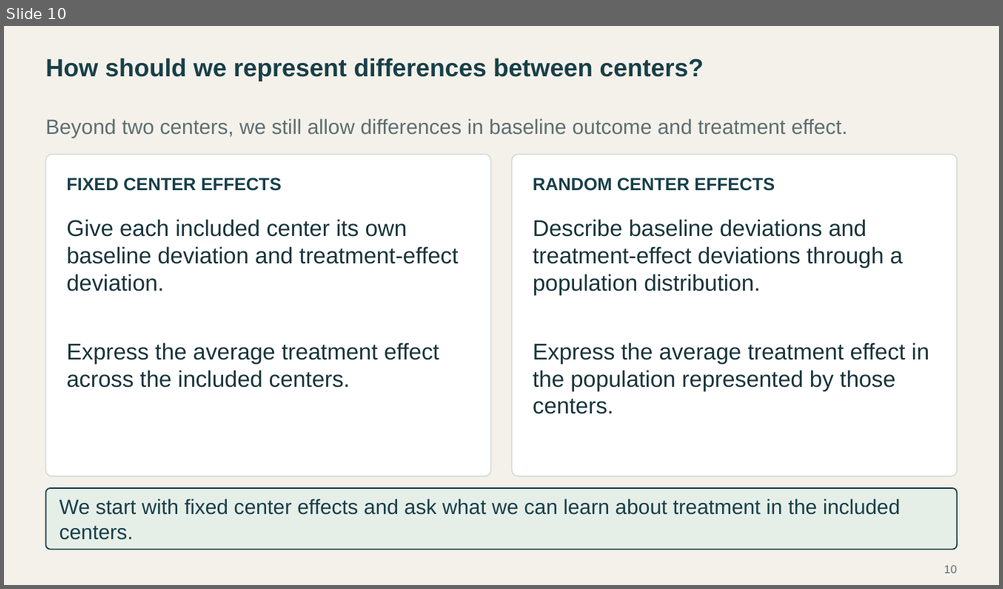
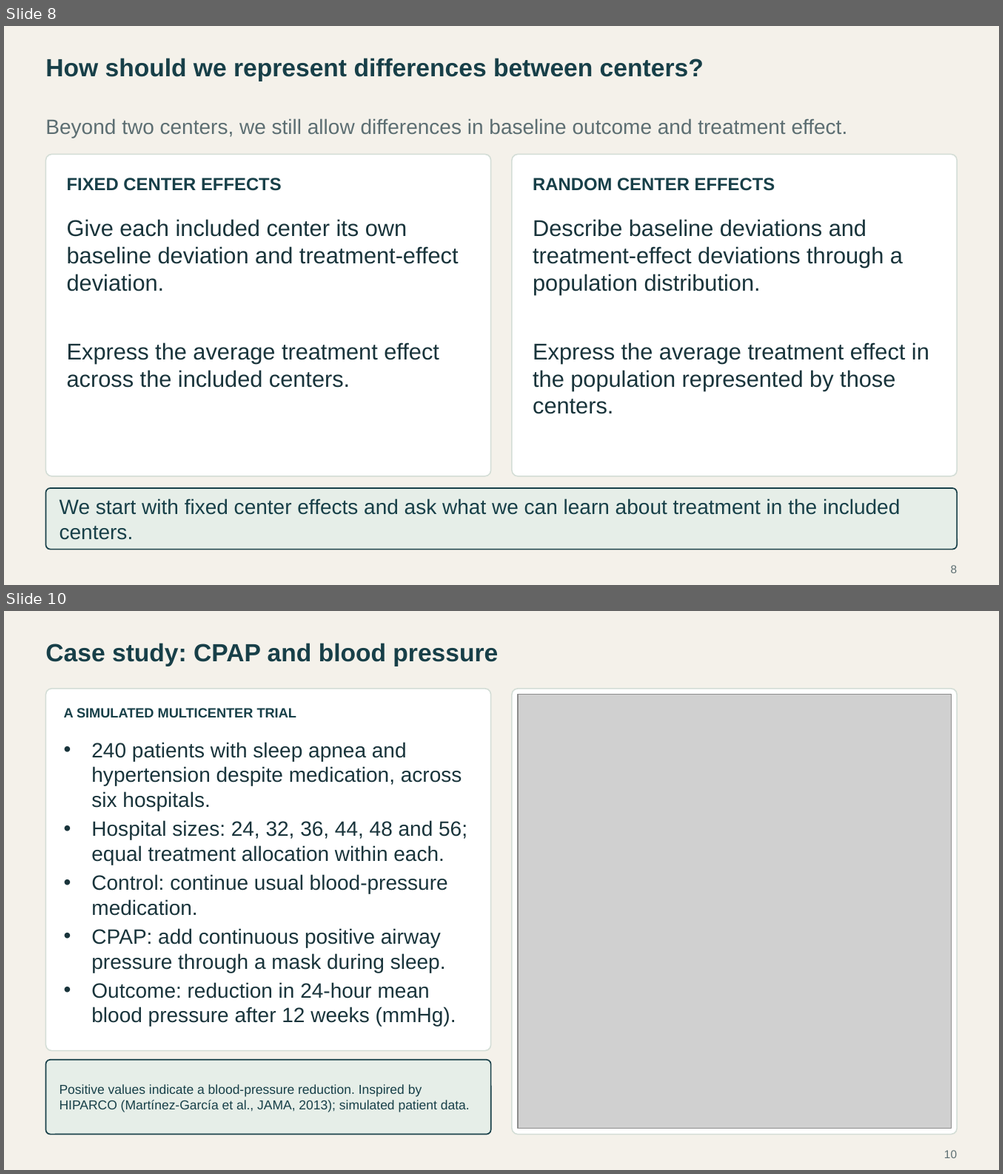
Before and after one commit to Postmus/BeyondMLR, a slide deck: lectures_2627/week2/Beyond_MLR_Week_2.pptx. Shown one above the other, each under a label of ours: slide 10 before the commit, slides 8 and 10 after it; the slides between them are not shown. The pictures are 1003x589 and 1003x1174 pixels, drawn with LibreOffice and Linux fonts; fonts in the diff are those of the drawing; grey boxes stand for pictures. Boxes give left, top, right and bottom in pixels: in the first picture for what was removed or moved away, otherwise in the second. Text is boxed around its words. In the diff, an @@ line names an element or a change of style, - is before the commit and + after.

```diff
--- a/lectures_2627/week2/Beyond_MLR_Week_2.pptx
+++ b/lectures_2627/week2/Beyond_MLR_Week_2.pptx
@@ slide 10 added at <box>4,611,999,1170</box>, background #F4F1EA @@
@@ text added at <box>45,643,498,667</box>, 24 pt, text #173F48, bold @@
+Case study: CPAP and blood pressure
@@ rounded rectangle added at <box>45,689,490,1051</box>, fill #FFFFFF, outline #D3DDD6 1.1 pt @@
@@ rounded rectangle added at <box>512,689,956,1135</box>, fill #FFFFFF, outline #D3DDD6 1.1 pt @@
@@ picture added at <box>518,695,950,1129</box> @@
@@ text added at <box>64,708,296,718</box>, 13 pt, text #173F48, bold @@
+A SIMULATED MULTICENTER TRIAL
@@ text added at <box>91,742,467,1027</box>, 20 pt, text #19343B @@
+• 240 patients with sleep apnea and hypertension despite medication, across six hospitals.
+• Hospital sizes: 24, 32, 36, 44, 48 and 56; equal treatment allocation within each.
+• Control: continue usual blood-pressure medication.
+• CPAP: add continuous positive airway pressure through a mask during sleep.
+• Outcome: reduction in 24-hour mean blood pressure after 12 weeks (mmHg).
@@ rounded rectangle added at <box>45,1060,490,1135</box>, fill #E6EEE8, outline #173F48 1.2 pt @@
@@ text added at <box>60,1085,469,1113</box>, 12.5 pt, text #173F48 @@
+Positive values indicate a blood-pressure reduction. Inspired by HIPARCO (Martínez-García et al., JAMA, 2013); simulated patient data.
@@ page number added at <box>944,1150,956,1159</box>, 11 pt, text #5C6E72 @@
+10
@@ what was slide 10 is now slide 8 @@
@@ page number at <box>950,565,957,574</box>: text changed @@
-10
+8
```
Also in this commit, not shown: 16 slides changed, 2 other slides added, 4 slides removed, 49 other files.
